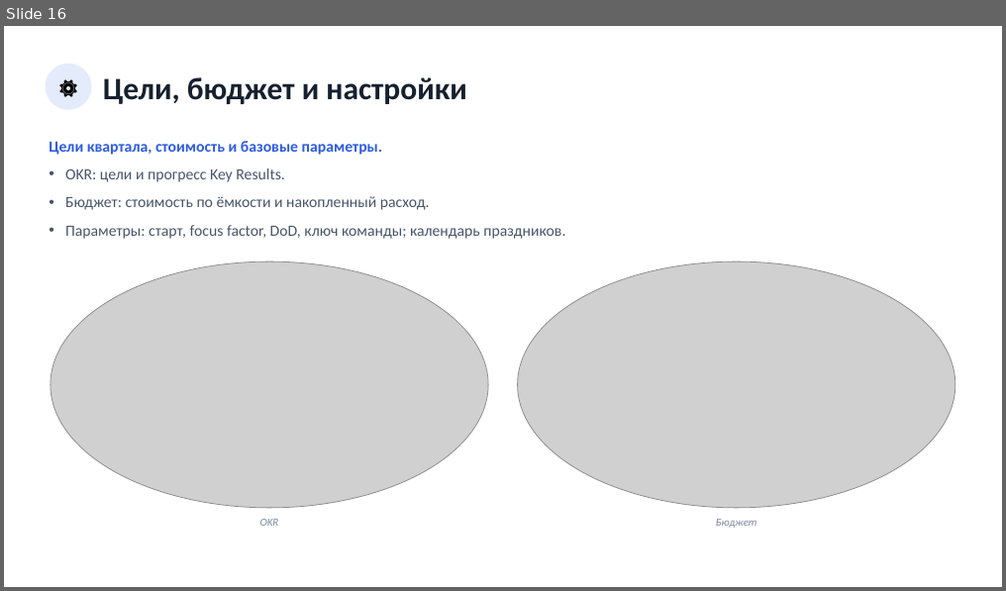
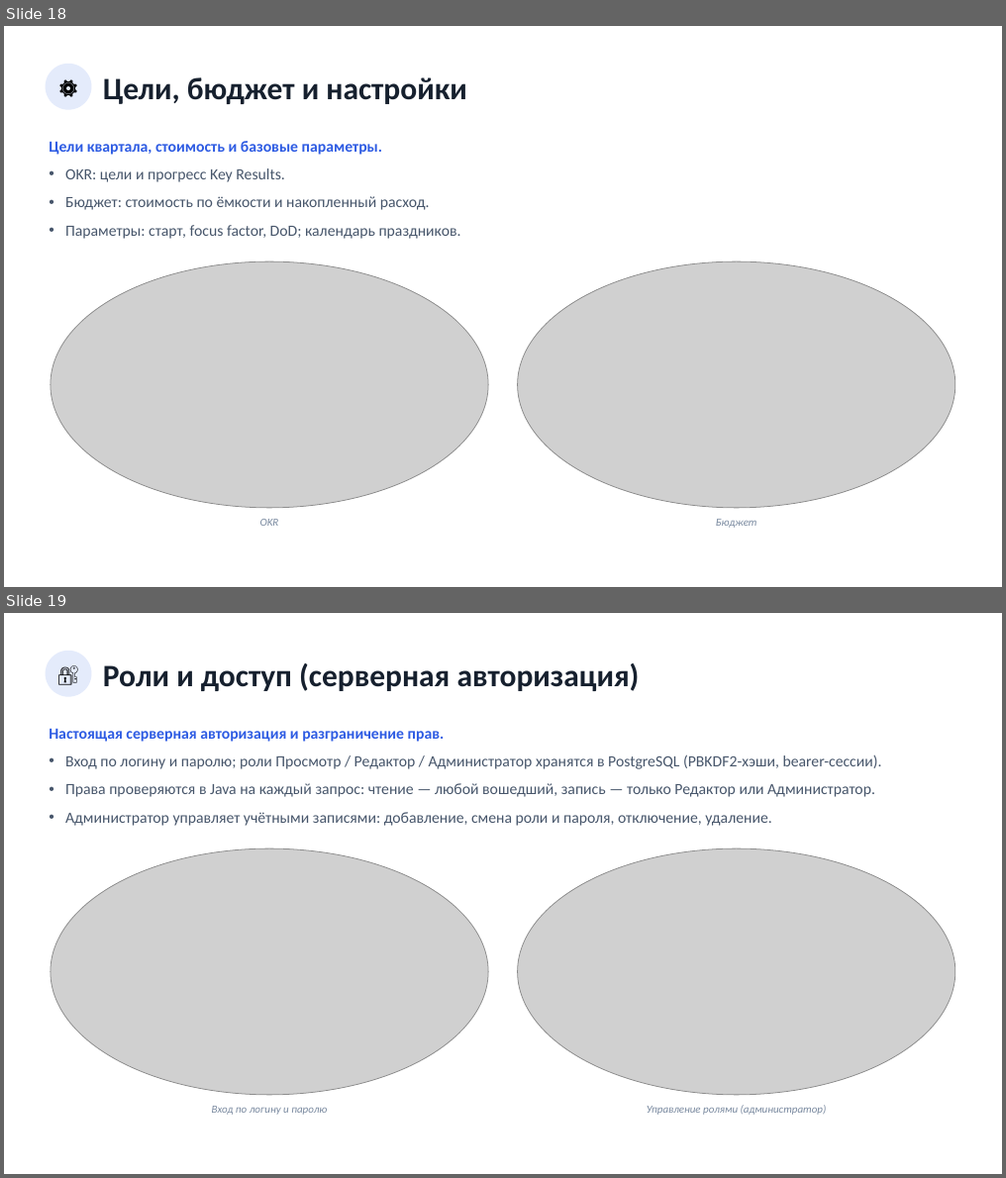
Before and after one commit to neoandrey1985/Planirovanie, a slide deck: Презентация_приложения.pptx. Shown one above the other, each under a label of ours: slide 16 before the commit, slides 18 and 19 after it. The pictures are 1006x591 and 1006x1178 pixels, drawn with LibreOffice and Linux fonts; fonts in the diff are those of the drawing; grey boxes stand for pictures. Boxes give left, top, right and bottom in pixels: in the first picture for what was removed or moved away, otherwise in the second. Text is boxed around its words. In the diff, an @@ line names an element or a change of style, - is before the commit and + after.

```diff
--- a/Презентация_приложения.pptx
+++ b/Презентация_приложения.pptx
@@ slide 19 added at (4,613,1002,1174), background #FFFFFF @@
@@ ellipse added at (46,651,91,697), fill #E4EBFB @@
@@ text added at (46,651,91,697), 20 pt, text #000000 @@
+🔐
@@ text added at (103,663,640,691), 30 pt, text #16202E, bold @@
+Роли и доступ (серверная авторизация)
@@ text added at (49,728,445,742), 15 pt, text #2D5BE3, bold @@
+Настоящая серверная авторизация и разграничение прав.
@@ text added at (65,755,882,826), 15 pt, text #47566B @@
+• Вход по логину и паролю; роли Просмотр / Редактор / Администратор хранятся в PostgreSQL (PBKDF2-хэши, bearer-сессии).
+• Права проверяются в Java на каждый запрос: чтение — любой вошедший, запись — только Редактор или Администратор.
+• Администратор управляет учётными записями: добавление, смена роли и пароля, отключение, удаление.
@@ picture added at (51,849,488,1095) @@
@@ picture added at (518,849,955,1095) @@
@@ text added at (212,1106,327,1115), 10.5 pt, text #7A8AA0, italic @@
+Вход по логину и паролю
@@ text added at (647,1105,827,1115), 10.5 pt, text #7A8AA0, italic @@
+Управление ролями (администратор)
@@ what was slide 16 is now slide 18 @@
@@ slide 18 changed as well @@
@@ text at (65,225,461,239): text changed @@
-• Параметры: старт, focus factor, DoD, ключ команды; календарь праздников.
+• Параметры: старт, focus factor, DoD; календарь праздников.
```
Also in this commit, not shown: 3 other slides changed, 2 other slides added, 1 other file.
